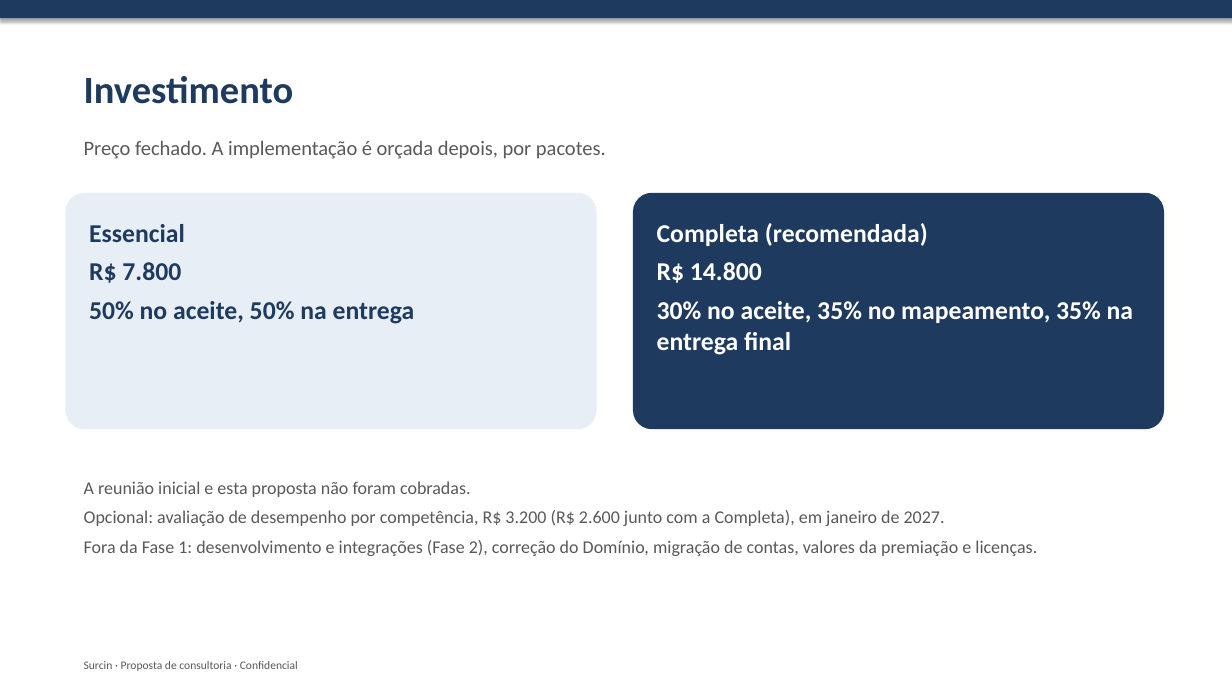
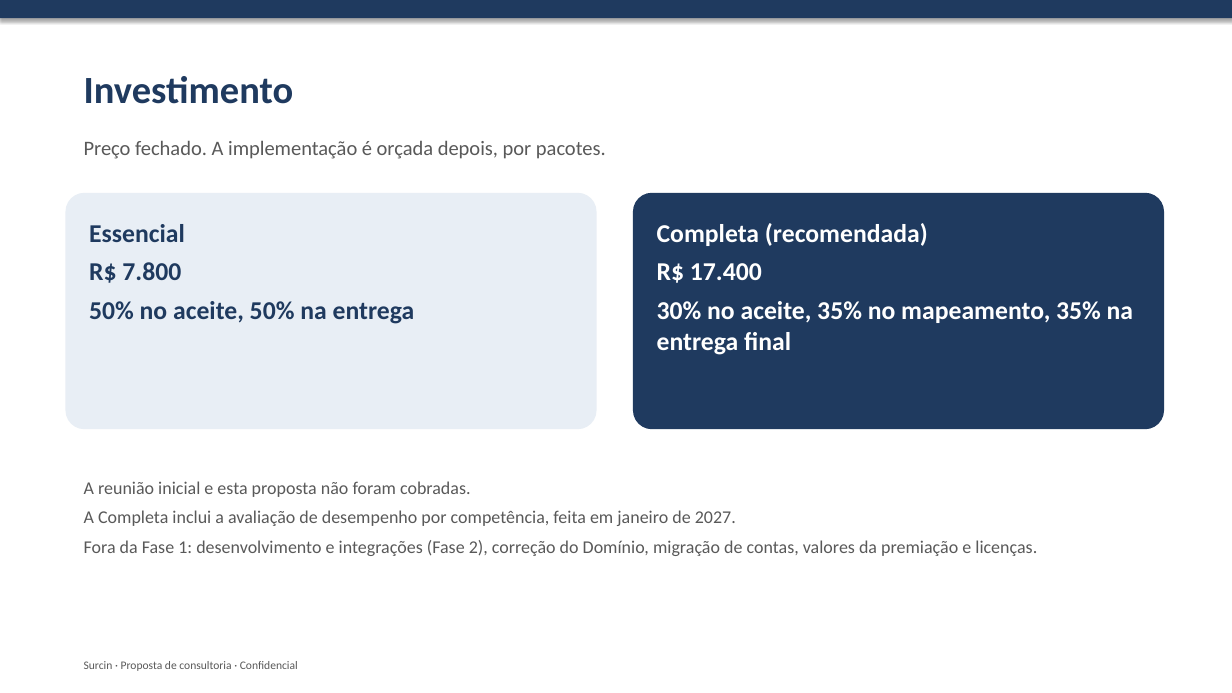
Before and after one commit to rromao-DS/Sourcin-Consultoria, a slide deck: slide 9 of proposta-surcin/06-apresentacao-proposta.pptx. Drawn at 1232x693 pixels with LibreOffice and Linux fonts; fonts in the diff are those of the drawing. Boxes give left, top, right and bottom in pixels: in the first picture for what was removed or moved away, otherwise in the second. Text is boxed around its words. In the diff, an @@ line names an element or a change of style, - is before the commit and + after.

```diff
--- a/proposta-surcin/06-apresentacao-proposta.pptx
+++ b/proposta-surcin/06-apresentacao-proposta.pptx
@@ text in rounded rectangle at (x1=657, y1=263, x2=762, y2=283): text changed @@
-R$ 14.800
+R$ 17.400
@@ text at (x1=84, y1=510, x2=736, y2=526): text changed @@
-Opcional: avaliação de desempenho por competência, R$ 3.200 (R$ 2.600 junto com a Completa), em janeiro de 2027.
+A Completa inclui a avaliação de desempenho por competência, feita em janeiro de 2027.
```
Also in this commit, not shown: 2 other slides changed, 7 other files.
